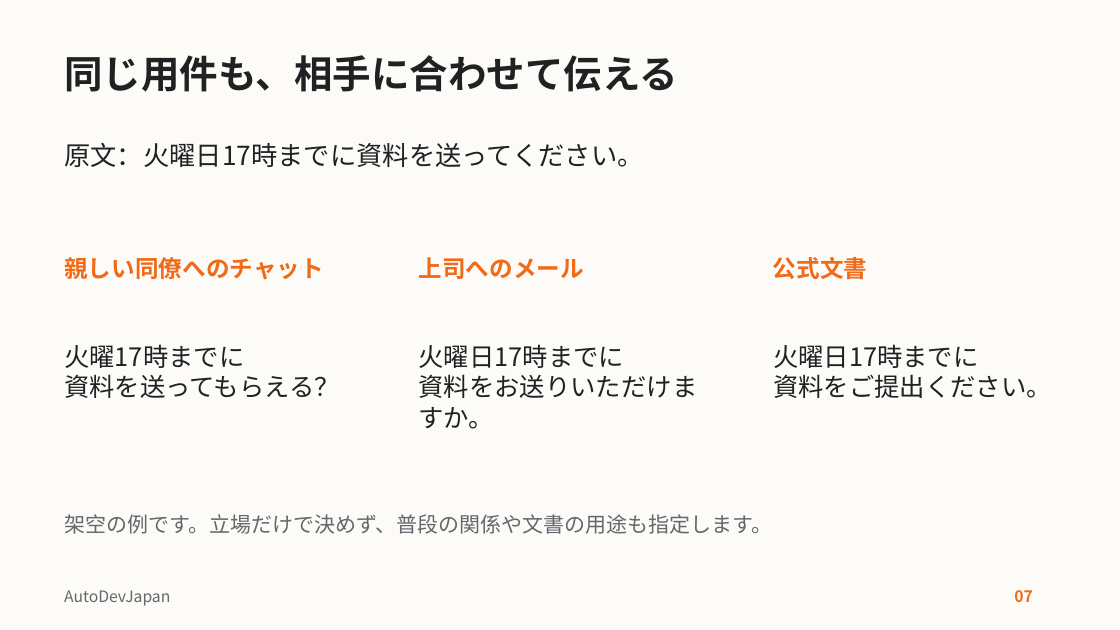
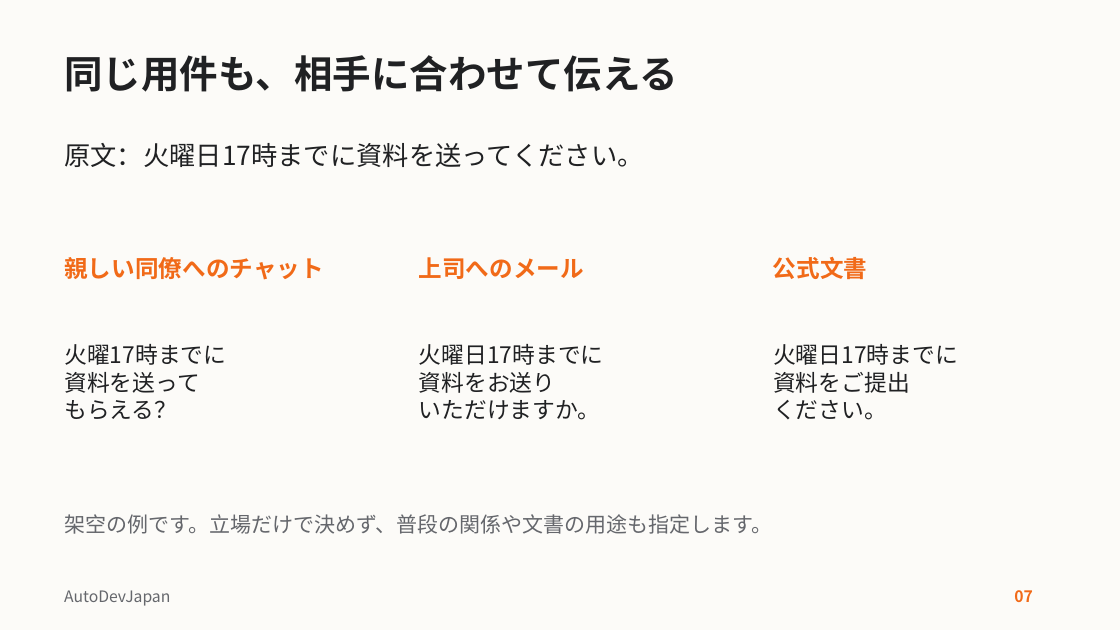
Before and after one commit to AutoDevJapan/GoDD-Unslop, a slide deck: slide 7 of docs/templates/adj-slide-template.pptx. Drawn at 1120x630 pixels with LibreOffice and Linux fonts; fonts in the diff are those of the drawing. Boxes give left, top, right and bottom in pixels: in the first picture for what was removed or moved away, otherwise in the second. Text is boxed around its words. In the diff, an @@ line names an element or a change of style, - is before the commit and + after.

```diff
--- a/docs/templates/adj-slide-template.pptx
+++ b/docs/templates/adj-slide-template.pptx
@@ text at <box>64,344,226,365</box>: size 21.8 to 19.5 pt in "火曜17時までに" @@
@@ text at <box>419,344,604,365</box>: size 21.8 to 19.5 pt in "火曜日17時までに" @@
@@ text at <box>773,344,958,365</box>: size 21.8 to 19.5 pt in "火曜日17時までに" @@
@@ text at <box>64,372,200,419</box>: text changed; size 21.8 to 19.5 pt @@
-資料を送ってもらえる？
+資料を送って
+もらえる？
@@ text at <box>419,372,601,420</box>: text changed; size 21.8 to 19.5 pt @@
-資料をお送りいただけますか。
+資料をお送り
+いただけますか。
@@ text at <box>773,372,910,420</box>: text changed; size 21.8 to 19.5 pt @@
-資料をご提出ください。
+資料をご提出
+ください。
```
Also in this commit, not shown: 4 other files.
